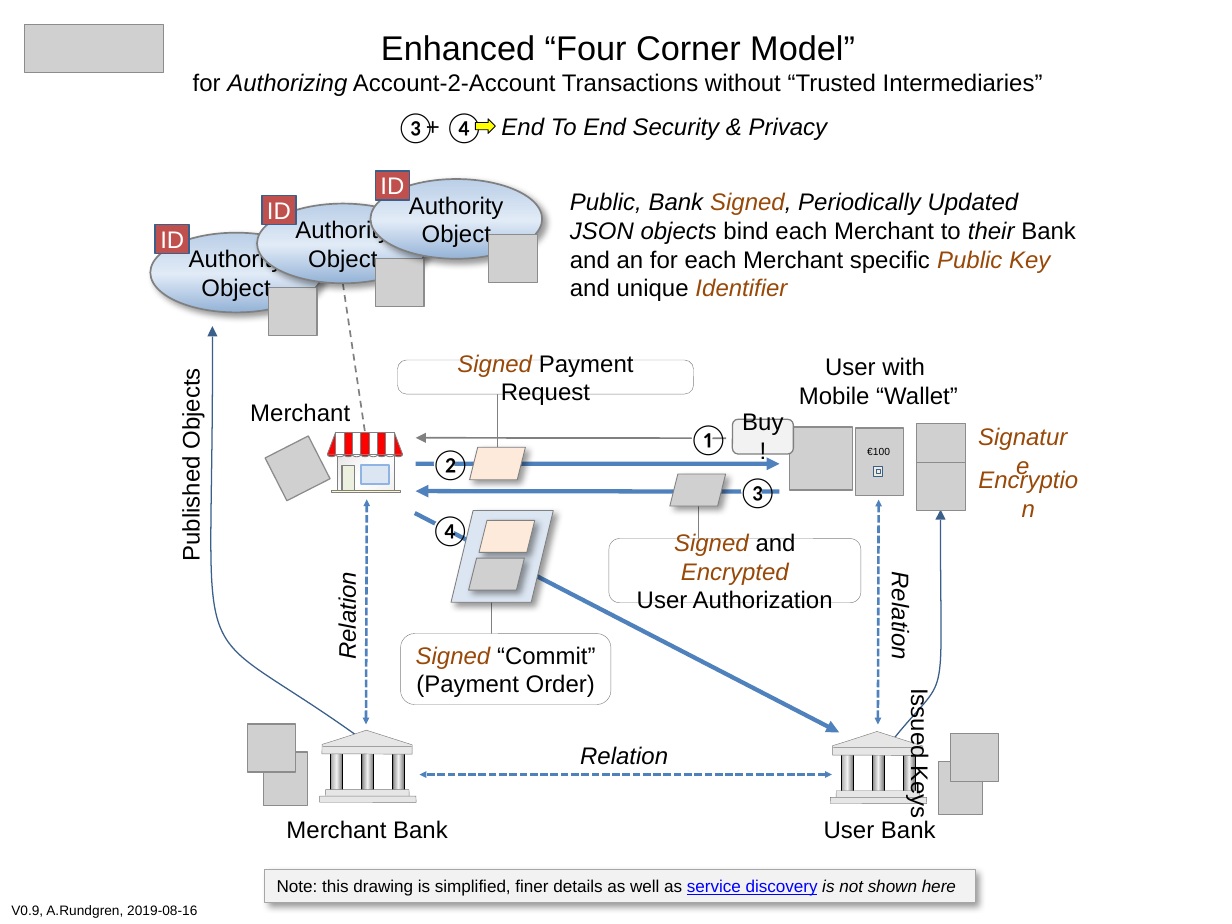
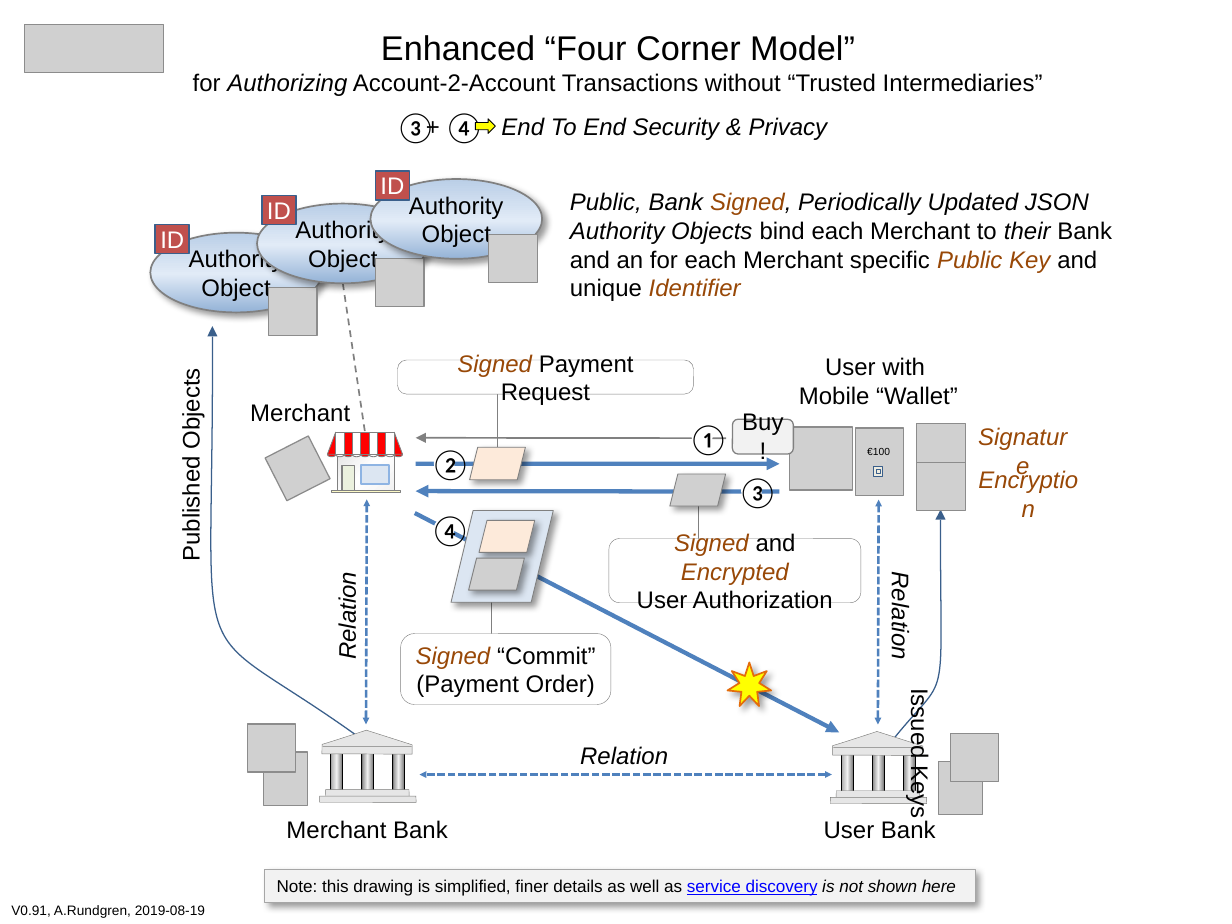
Before and after one commit to cyberphone/doc, a slide deck: slide 1 of saturn/enhanced-four-corner-model.pptx. Drawn at 1232x924 pixels with LibreOffice and Linux fonts; fonts in the diff are those of the drawing; grey boxes stand for pictures. Boxes give left, top, right and bottom in pixels: in the first picture for what was removed or moved away, otherwise in the second. Text is boxed around its words. In the diff, an @@ line names an element or a change of style, - is before the commit and + after.

```diff
--- a/saturn/enhanced-four-corner-model.pptx
+++ b/saturn/enhanced-four-corner-model.pptx
@@ text at [570, 192, 1112, 301]: text changed @@
-Public, Bank Signed, Periodically Updated JSON objects bind each Merchant to their Bank and an for each Merchant specific Public Key and unique Identifier
+Public, Bank Signed, Periodically Updated JSON Authority Objects bind each Merchant to their Bank and an for each Merchant specific Public Key and unique Identifier
@@ star added at [728, 663, 771, 706], fill #FFFF00, outline #E46C0A 1 pt @@
@@ text at [11, 905, 205, 918]: text changed @@
-V0.9, A.Rundgren, 2019-08-16
+V0.91, A.Rundgren, 2019-08-19
```
Also in this commit, not shown: 1 other file.
